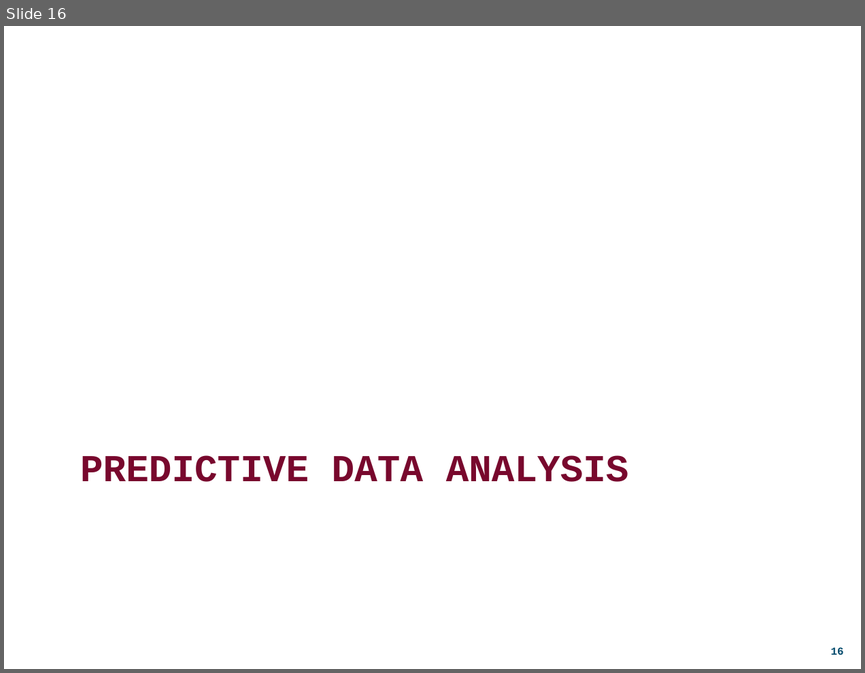
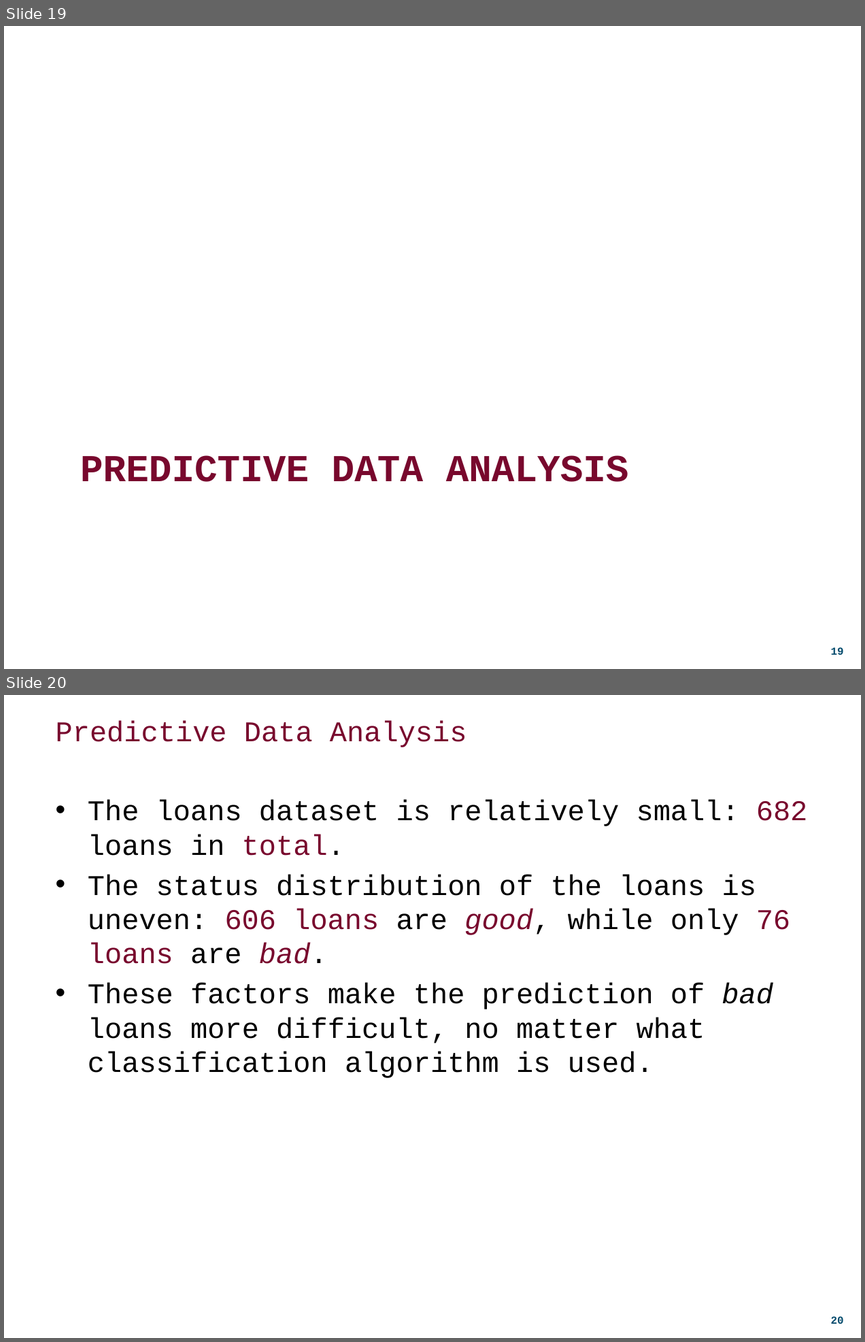
Before and after one commit to DDuarte/DataMiningBanking, a slide deck: Presentation/ecac_presentation.pptx. Shown one above the other, each under a label of ours: slide 16 before the commit, slides 19 and 20 after it. The pictures are 865x673 and 865x1342 pixels, drawn with LibreOffice and Linux fonts; fonts in the diff are those of the drawing; background and template pictures are left out. Boxes give left, top, right and bottom in pixels: in the first picture for what was removed or moved away, otherwise in the second. Text is boxed around its words. In the diff, an @@ line names an element or a change of style, - is before the commit and + after.

```diff
--- a/Presentation/ecac_presentation.pptx
+++ b/Presentation/ecac_presentation.pptx
@@ slide 20 added at bbox=[4, 695, 861, 1338], background #FFFFFF; not listed: 1 template element that a slide beside it also shows @@
@@ title added at bbox=[56, 721, 467, 747], 24 pt, text #78082D @@
+Predictive Data Analysis
@@ text added at bbox=[88, 800, 808, 1078], 24 pt, text #000000 @@
+• The loans dataset is relatively small: 682 loans in total.
+• The status distribution of the loans is uneven: 606 loans are good, while only 76 loans are bad.
+• These factors make the prediction of bad loans more difficult, no matter what classification algorithm is used.
@@ what was slide 16 is now slide 19 @@
```
Also in this commit, not shown: 4 slides changed, 15 other slides added, 1 slide removed.
